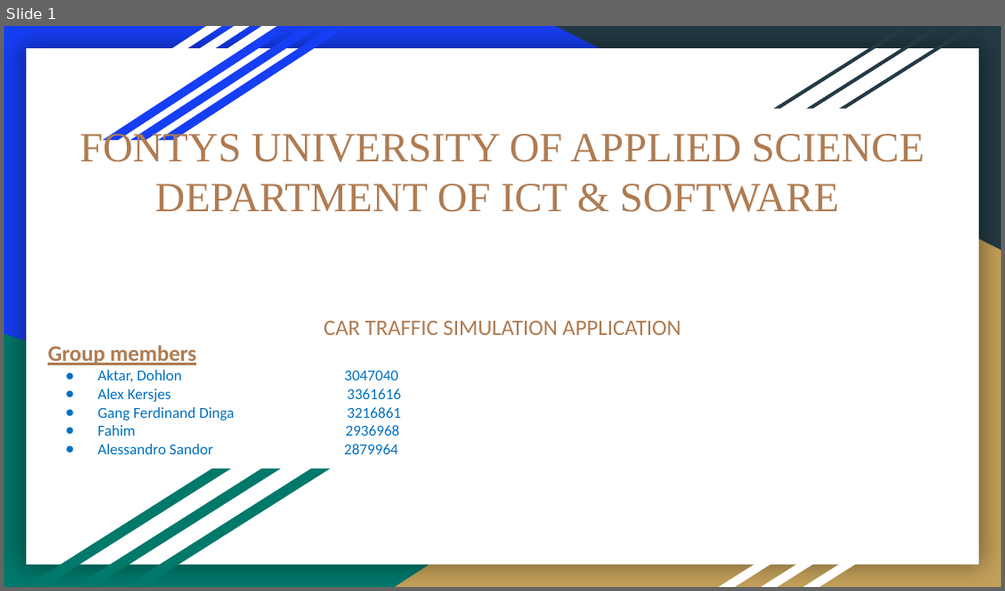
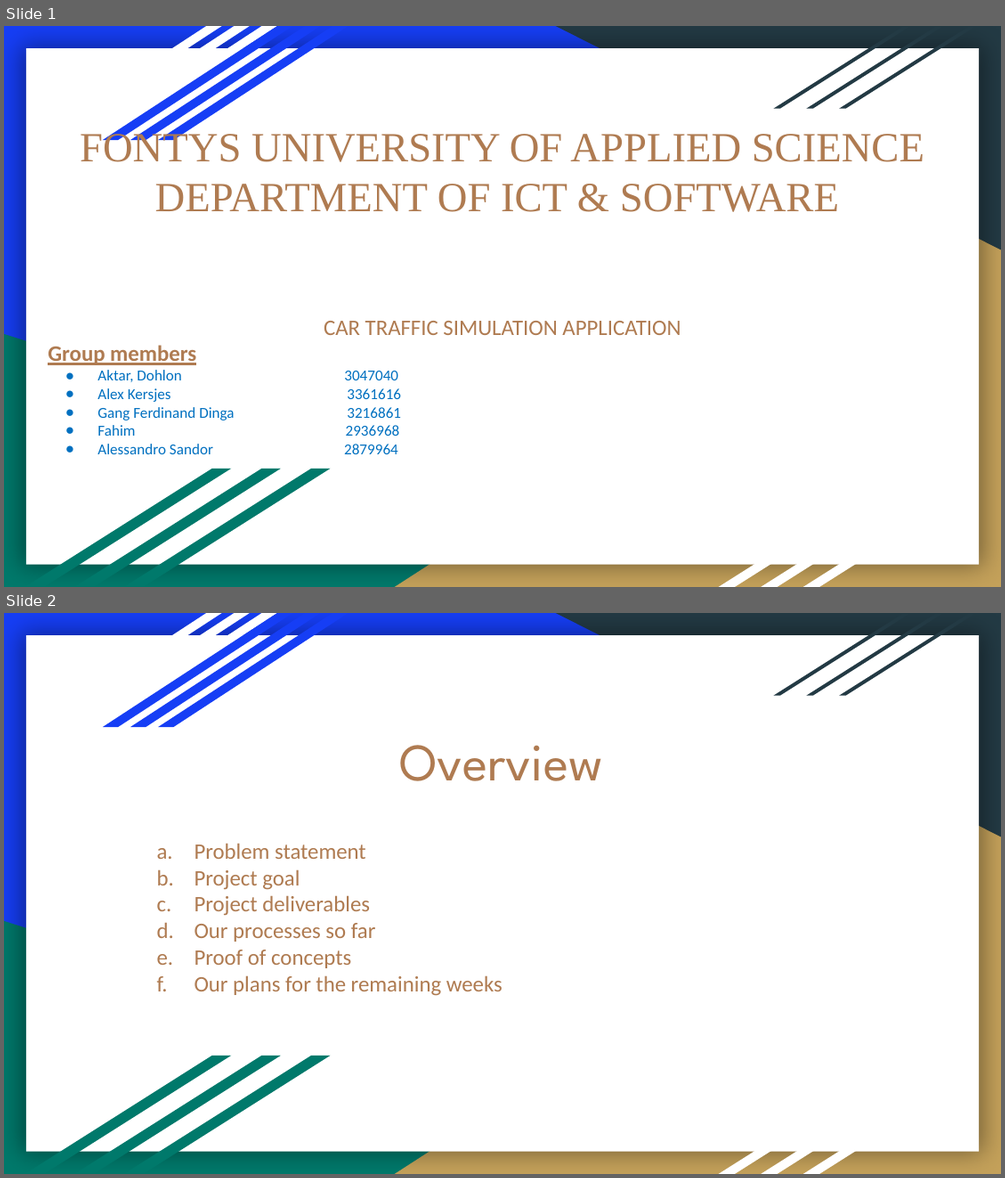
Before and after one commit to dholonakter/Csharp-Traffic-Simulation, a slide deck: First_version_of_the_presentation.pptx. Shown one above the other, each under a label of ours: slide 1 before the commit, slides 1 and 2 after it. The pictures are 1005x591 and 1005x1178 pixels, drawn with LibreOffice and Linux fonts; fonts in the diff are those of the drawing. Boxes give left, top, right and bottom in pixels: in the first picture for what was removed or moved away, otherwise in the second. Text is boxed around its words. In the diff, an @@ line names an element or a change of style, - is before the commit and + after.

```diff
--- a/First_version_of_the_presentation.pptx
+++ b/First_version_of_the_presentation.pptx
@@ slide 2 added at bbox=[4, 613, 1001, 1174], background #163EF5; not listed: 19 template elements that a slide beside it also shows @@
@@ title added at bbox=[399, 745, 603, 781], 38 pt, text #AF7B51 @@
+Overview
@@ subtitle added at bbox=[194, 843, 502, 996], 16 pt, text #AF7B51 @@
+a. Problem statement
+b. Project goal
+c. Project deliverables
+d. Our processes so far
+e. Proof of concepts
+f. Our plans for the remaining weeks
```
Also in this commit, not shown: 5 slides changed, 1 slide removed.
